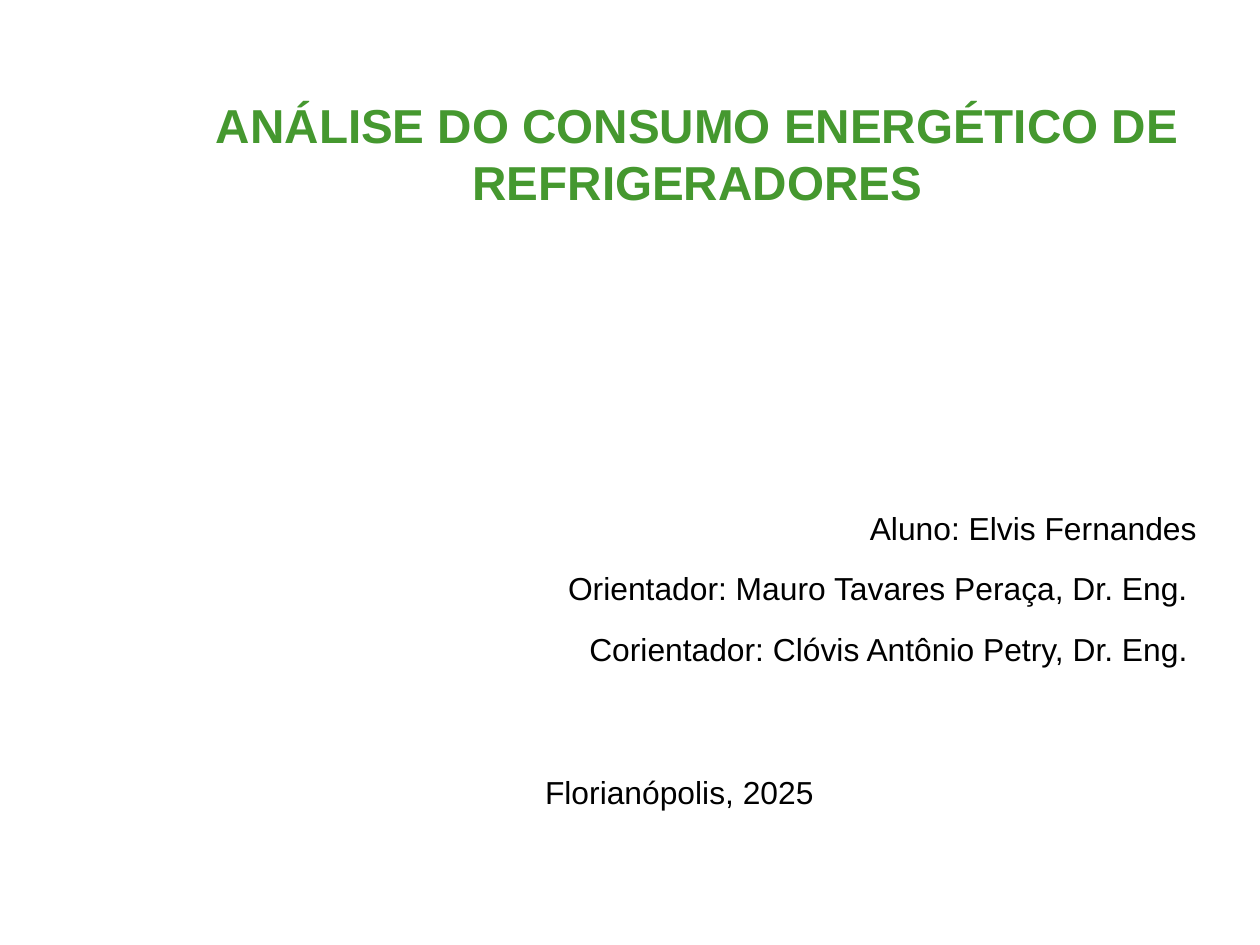
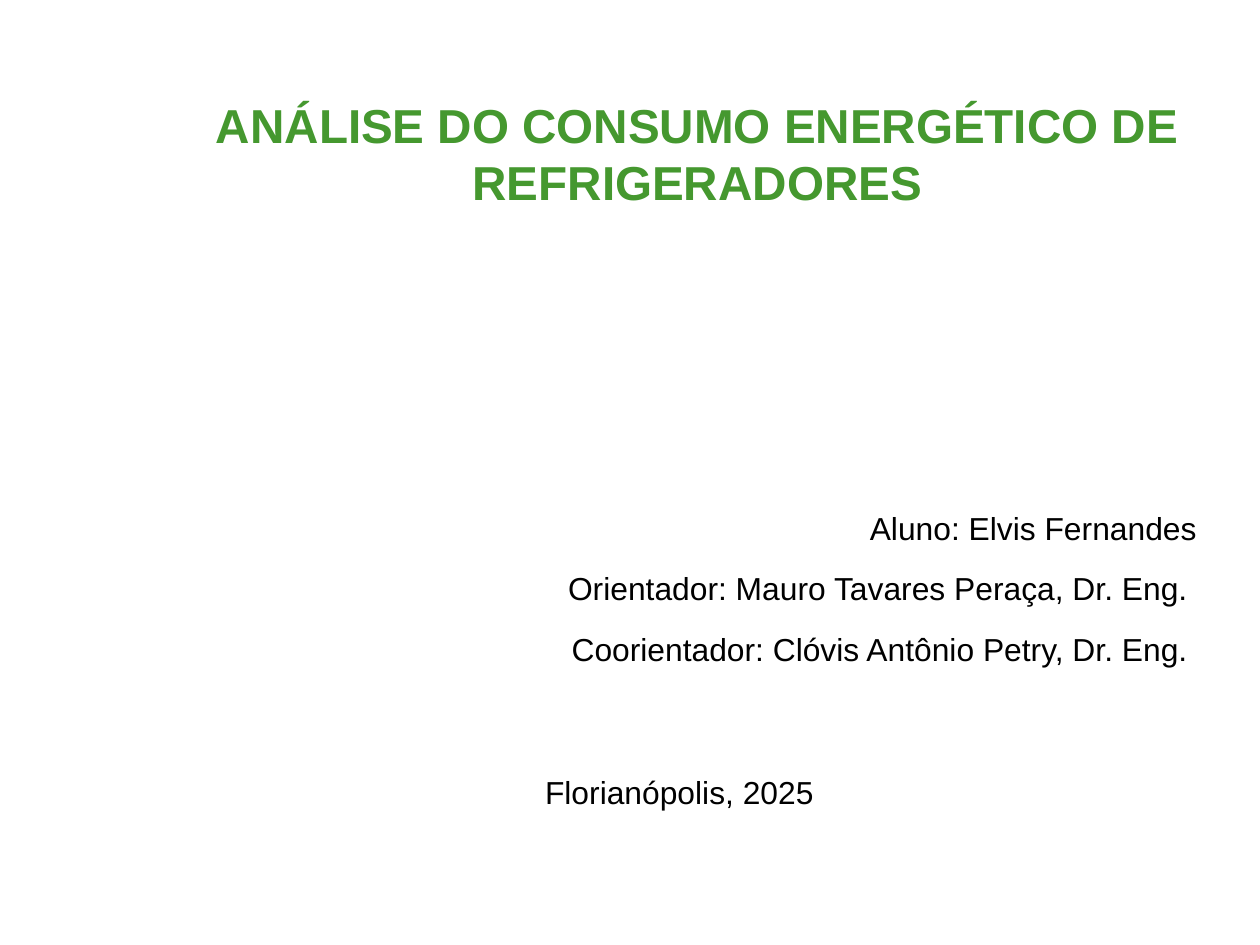
Before and after one commit to elvisfernandess/Analise-do-Consumo-Energetico-de-refrigeradores-em-Tempo-Real, a slide deck: slide 1 of Apresentação - TCC - Ánalise Consumo Energético de Refrigeradores.pptx. Drawn at 1260x945 pixels with LibreOffice and Linux fonts; fonts in the diff are those of the drawing; background and template pictures are left out. Boxes give left, top, right and bottom in pixels: in the first picture for what was removed or moved away, otherwise in the second. Text is boxed around its words. In the diff, an @@ line names an element or a change of style, - is before the commit and + after.

```diff
--- a/Apresentação - TCC - Ánalise Consumo Energético de Refrigeradores.pptx
+++ b/Apresentação - TCC - Ánalise Consumo Energético de Refrigeradores.pptx
@@ text at (572, 637, 1187, 666): text changed @@
-Corientador: Clóvis Antônio Petry, Dr. Eng.
+Coorientador: Clóvis Antônio Petry, Dr. Eng.
```
Also in this commit, not shown: 1 other slide changed, 2 other files.
